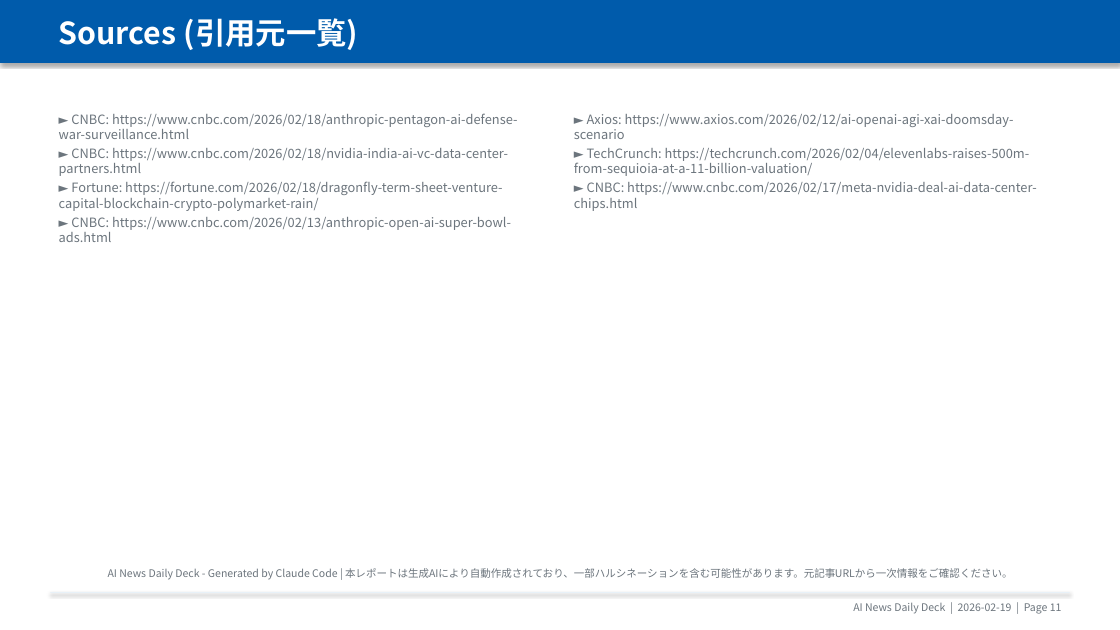
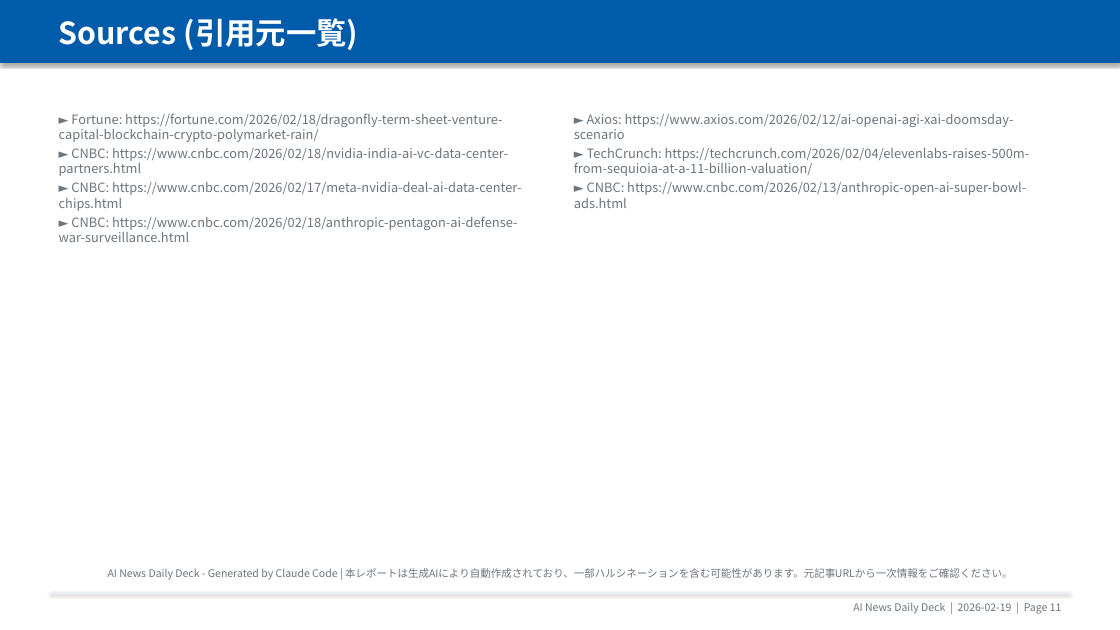
Before and after one commit to chel2311/ai-news-deck-reports, a slide deck: slide 12 of 2026-02-19/report_2026-02-19.pptx. Drawn at 1120x630 pixels with LibreOffice and Linux fonts; fonts in the diff are those of the drawing. Boxes give left, top, right and bottom in pixels: in the first picture for what was removed or moved away, otherwise in the second. Text is boxed around its words. In the diff, an @@ line names an element or a change of style, - is before the commit and + after.

```diff
--- a/2026-02-19/report_2026-02-19.pptx
+++ b/2026-02-19/report_2026-02-19.pptx
@@ text at (x1=59, y1=113, x2=521, y2=211): paragraphs added @@
+► Fortune: https://fortune.com/2026/02/18/dragonfly-term-sheet-venture-capital-blockchain-crypto-polymarket-rain/
+► CNBC: https://www.cnbc.com/2026/02/18/nvidia-india-ai-vc-data-center-partners.html
+► CNBC: https://www.cnbc.com/2026/02/17/meta-nvidia-deal-ai-data-center-chips.html
@@ text at (x1=59, y1=148, x2=511, y2=242): paragraphs removed @@
-► CNBC: https://www.cnbc.com/2026/02/18/nvidia-india-ai-vc-data-center-partners.html
-► Fortune: https://fortune.com/2026/02/18/dragonfly-term-sheet-venture-capital-blockchain-crypto-polymarket-rain/
-► CNBC: https://www.cnbc.com/2026/02/13/anthropic-open-ai-super-bowl-ads.html
@@ text at (x1=574, y1=182, x2=1026, y2=208): text changed @@
-► CNBC: https://www.cnbc.com/2026/02/17/meta-nvidia-deal-ai-data-center-chips.html
+► CNBC: https://www.cnbc.com/2026/02/13/anthropic-open-ai-super-bowl-ads.html
```
Also in this commit, not shown: 2 other slides changed, 2 other files.
